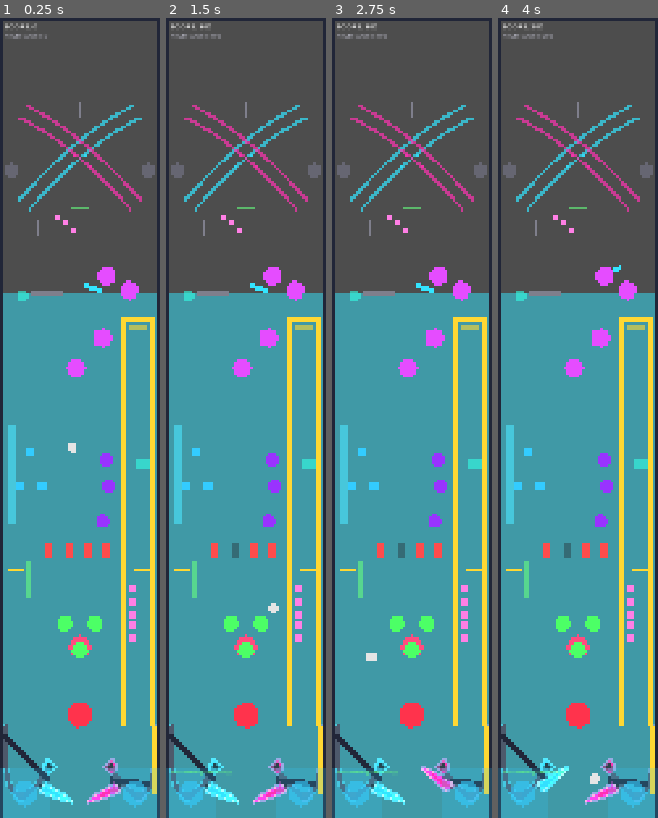
Above: before the commit, frames 1-4 (left to right).
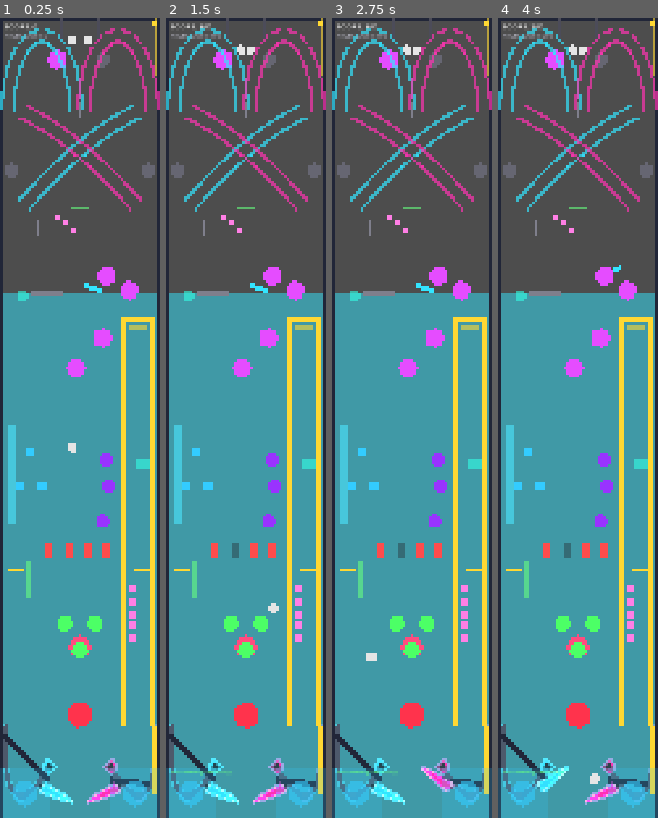
Above: after the commit, the same moments.

Repository: nobody174/pinball-adventure
Game: Godot game, scene res://tables/the_glitch/the_glitch.tscn
The game is run twice, just before and just after one commit, with the same random seed, the same clock (stepped at 60 frames per second) and the same inputs. This scene is started directly instead of the project's main scene.
Inputs (mouse positions are in pixels of both pictures, inside the frame that each line leads up to):
- Up to frame 1 (0.25 s): no input
- Up to frame 2 (1.5 s): tap Enter at 0.5 s; move the mouse to (281, 378) at 0.52 s; hold Right (flip_right) 0.53-1.25 s; tap Up (launch_ball) at 0.6 s; click (281, 378) at 0.67 s; drag from (214, 458) to (246, 650) at 1.27 s
- Up to frame 3 (2.75 s): tap Space (nudge) at 2 s; move the mouse to (428, 242) at 2.02 s; hold Right (flip_right) from 2.03 s (still down); hold Shift from 2.03 s (still down)
- Up to frame 4 (4 s): release Right (flip_right) at 2.75 s; release Shift at 2.75 s; drag from (570, 578) to (517, 490) at 2.77 s; move the mouse to (626, 538) at 3.52 s; hold Left (flip_left) from 3.53 s (still down); tap Ctrl at 3.6 s

The runs differ from the first frame. In frame 1, 2.1% of the frame differs, in the area x 0-100%, y 0-12%; in frame 2, 2.1%; in frame 3, 2.1%; in frame 4, 2.1%.

Commit message:
feat(the_glitch): TopZone -- dual orbit loops, capsule lock, magnetic trap, captive balls, skill shot
Completes the full-layout rebuild's structural content per
docs/design/the_glitch_full_layout_plan.md.

Dual orbit loops: each a smooth arch (10-segment channel, inner+outer
walls, computed from an ellipse parametrization rather than hand-
placed points) spanning half the table width. Deliberate simplification
flagged honestly: the blueprint shows the two orbits crossing near the
top center; these sit side by side instead (left spans x=20-200, right
x=220-400, zero overlap) rather than stacking a second physics-layer
crossing system on top of the one already built for the cyber-ramps
this same session. Worth revisiting in the end-of-build cleanup pass,
not a silent shortfall.

Capsule Lock (saucer.gd) and Magnetic Accelerator Trap (magnet.gd)
sit at the top of their respective orbits. Two captive balls
(captive_ball.gd) confined in a short walled lane between the two
orbit crests, positioned with a wide margin from both arches to avoid
the geometry-overlap risk of guessing too close to a curved wall.
Skill Shot lane + target added along the right wall, deliberately
built as its own separate channel rather than extending/modifying the
existing (already tested) lower ramp system.

Verified empirically via a headless probe before committing -- exact
expected child counts on every new StaticBody2D/zone (CyberRampA/B:
32 each, LeftOrbit/RightOrbit: 40 each, correct collision_layer
values), not just "it parsed without error."

87/87 tests passing. This is the last of the new structural geometry
from the plan -- next is wiring scoring/objectives into the_glitch.gd,
then the full debugging/testing/cleanup pass already agreed on.

Diff:
--- a/tables/the_glitch/the_glitch.tscn
+++ b/tables/the_glitch/the_glitch.tscn
@@ -103,7 +103,37 @@
 size = Vector2(8, 70)
 
 [sub_resource type="RectangleShape2D" id="RectangleShape2D_skill_shot_lane"]
-size = Vector2(8, 220)
+size = Vector2(8, 150)
+
+[sub_resource type="RectangleShape2D" id="RectangleShape2D_orbit_seg_0"]
+size = Vector2(61.96, 8)
+
+[sub_resource type="RectangleShape2D" id="RectangleShape2D_orbit_seg_1"]
+size = Vector2(57.2, 8)
+
+[sub_resource type="RectangleShape2D" id="RectangleShape2D_orbit_seg_2"]
+size = Vector2(48.52, 8)
+
+[sub_resource type="RectangleShape2D" id="RectangleShape2D_orbit_seg_3"]
+size = Vector2(37.9, 8)
+
+[sub_resource type="RectangleShape2D" id="RectangleShape2D_orbit_seg_4"]
+size = Vector2(29.48, 8)
+
+[sub_resource type="RectangleShape2D" id="RectangleShape2D_orbit_seg_5"]
+size = Vector2(29.48, 8)
+
+[sub_resource type="RectangleShape2D" id="RectangleShape2D_orbit_seg_6"]
+size = Vector2(37.9, 8)
+
+[sub_resource type="RectangleShape2D" id="RectangleShape2D_orbit_seg_7"]
+size = Vector2(48.52, 8)
+
+[sub_resource type="RectangleShape2D" id="RectangleShape2D_orbit_seg_8"]
+size = Vector2(57.2, 8)
+
+[sub_resource type="RectangleShape2D" id="RectangleShape2D_orbit_seg_9"]
+size = Vector2(61.96, 8)
 
 [sub_resource type="RectangleShape2D" id="RectangleShape2D_xramp_seg_0"]
 size = Vector2(56.44, 8)
@@ -1262,6 +1292,546 @@
 
 [node name="CollisionShape2D" type="CollisionShape2D" parent="UpperZone/CrossoverZone/RampBExit" index="0"]
 shape = SubResource("CircleShape2D_subway")
+
+[node name="TopZone" type="Node2D" parent="UpperZone" index="2"]
+
+[node name="CapsuleLock" type="Area2D" parent="UpperZone/TopZone" index="0"]
+position = Vector2(150, -1290)
+script = ExtResource("11_saucer")
+target_id = "capsule_lock"
+hold_duration_seconds = 0.5
+eject_direction = Vector2(0, 1)
+eject_strength = 350.0
+
+[node name="CollisionShape2D" type="CollisionShape2D" parent="UpperZone/TopZone/CapsuleLock" index="0"]
+shape = SubResource("CircleShape2D_saucer")
+
+[node name="Sprite" type="Polygon2D" parent="UpperZone/TopZone/CapsuleLock" index="1"]
+color = Color(0.9, 0.3, 1, 1)
+polygon = PackedVector2Array(26, 0, 18.385, 18.385, 0, 26, -18.385, 18.385, -26, 0, -18.385, -18.385, 0, -26, 18.385, -18.385)
+
+[node name="MagneticAcceleratorTrap" type="Area2D" parent="UpperZone/TopZone" index="1"]
+position = Vector2(270, -1290)
+script = ExtResource("13_magnet")
+pull_strength = 400.0
+active_duration_seconds = 0.5
+
+[node name="CollisionShape2D" type="CollisionShape2D" parent="UpperZone/TopZone/MagneticAcceleratorTrap" index="0"]
+shape = SubResource("CircleShape2D_magnet")
+
+[node name="Sprite" type="Polygon2D" parent="UpperZone/TopZone/MagneticAcceleratorTrap" index="1"]
+color = Color(1, 0.85, 0.2, 1)
+polygon = PackedVector2Array(20, 0, 14.14, 14.14, 0, 20, -14.14, 14.14, -20, 0, -14.14, -14.14, 0, -20, 14.14, -14.14)
+
+[node name="CaptiveBallLane" type="StaticBody2D" parent="UpperZone/TopZone" index="2"]
+
+[node name="LeftWallCollision" type="CollisionShape2D" parent="UpperZone/TopZone/CaptiveBallLane" index="0"]
+position = Vector2(160, -1370)
+shape = SubResource("RectangleShape2D_captive_wall")
+
+[node name="LeftWallSprite" type="Polygon2D" parent="UpperZone/TopZone/CaptiveBallLane" index="1"]
+position = Vector2(160, -1370)
+color = Color(0.3, 0.3, 0.35, 1)
+polygon = PackedVector2Array(-4, -35, 4, -35, 4, 35, -4, 35)
+
+[node name="RightWallCollision" type="CollisionShape2D" parent="UpperZone/TopZone/CaptiveBallLane" index="2"]
+position = Vector2(260, -1370)
+shape = SubResource("RectangleShape2D_captive_wall")
+
+[node name="RightWallSprite" type="Polygon2D" parent="UpperZone/TopZone/CaptiveBallLane" index="3"]
+position = Vector2(260, -1370)
+color = Color(0.3, 0.3, 0.35, 1)
+polygon = PackedVector2Array(-4, -35, 4, -35, 4, 35, -4, 35)
+
+[node name="CaptiveBall1" type="RigidBody2D" parent="UpperZone/TopZone" index="3"]
+position = Vector2(190, -1370)
+script = ExtResource("17_captive")
+target_id = "captive_1"
+
+[node name="CollisionShape2D" type="CollisionShape2D" parent="UpperZone/TopZone/CaptiveBall1" index="0"]
+shape = SubResource("CircleShape2D_captive")
+
+[node name="Sprite" type="Polygon2D" parent="UpperZone/TopZone/CaptiveBall1" index="1"]
+color = Color(0.9, 0.9, 0.9, 1)
+polygon = PackedVector2Array(12, 0, 8.485, 8.485, 0, 12, -8.485, 8.485, -12, 0, -8.485, -8.485, 0, -12, 8.485, -8.485)
+
+[node name="CaptiveBall2" type="RigidBody2D" parent="UpperZone/TopZone" index="4"]
+position = Vector2(230, -1370)
+script = ExtResource("17_captive")
+target_id = "captive_2"
+
+[node name="CollisionShape2D" type="CollisionShape2D" parent="UpperZone/TopZone/CaptiveBall2" index="0"]
+shape = SubResource("CircleShape2D_captive")
+
+[node name="Sprite" type="Polygon2D" parent="UpperZone/TopZone/CaptiveBall2" index="1"]
+color = Color(0.9, 0.9, 0.9, 1)
+polygon = PackedVector2Array(12, 0, 8.485, 8.485, 0, 12, -8.485, 8.485, -12, 0, -8.485, -8.485, 0, -12, 8.485, -8.485)
+
+[node name="SkillShotLane" type="StaticBody2D" parent="UpperZone/TopZone" index="5"]
+
+[node name="CollisionShape2D" type="CollisionShape2D" parent="UpperZone/TopZone/SkillShotLane" index="0"]
+position = Vector2(408, -1325)
+shape = SubResource("RectangleShape2D_skill_shot_lane")
+
+[node name="Sprite" type="Polygon2D" parent="UpperZone/TopZone/SkillShotLane" index="1"]
+position = Vector2(408, -1325)
+color = Color(1, 0.85, 0.2, 0.6)
+polygon = PackedVector2Array(-4, -75, 4, -75, 4, 75, -4, 75)
+
+[node name="SkillShotTarget" type="Area2D" parent="UpperZone/TopZone" index="6"]
+position = Vector2(408, -1385)
+script = ExtResource("3_target")
+target_id = "skill_shot"
+flash_color = Color(1, 0.85, 0.2, 1)
+
+[node name="CollisionShape2D" type="CollisionShape2D" parent="UpperZone/TopZone/SkillShotTarget" index="0"]
+shape = SubResource("RectangleShape2D_mini_target")
+
+[node name="Sprite" type="Polygon2D" parent="UpperZone/TopZone/SkillShotTarget" index="1"]
+color = Color(1, 0.85, 0.2, 1)
+polygon = PackedVector2Array(-7, -7, 7, -7, 7, 7, -7, 7)
+
+[node name="LeftOrbit" type="StaticBody2D" parent="UpperZone/TopZone" index="7"]
+[node name="Inner_0" type="CollisionShape2D" parent="UpperZone/TopZone/LeftOrbit" index="0"]
+position = Vector2(38.16, -1184.76)
+rotation = -1.4996
+shape = SubResource("RectangleShape2D_orbit_seg_0")
+
+[node name="InnerSprite_0" type="Polygon2D" parent="UpperZone/TopZone/LeftOrbit" index="1"]
+position = Vector2(38.16, -1184.76)
+rotation = -1.4996
+color = Color(0.2, 0.9, 1, 0.7)
+polygon = PackedVector2Array(-30.98, -4, 30.98, -4, 30.98, 4, -30.98, 4)
+
+[node name="Inner_1" type="CollisionShape2D" parent="UpperZone/TopZone/LeftOrbit" index="2"]
+position = Vector2(46.39, -1241.10)
+rotation = -1.3454
+shape = SubResource("RectangleShape2D_orbit_seg_1")
+
+[node name="InnerSprite_1" type="Polygon2D" parent="UpperZone/TopZone/LeftOrbit" index="3"]
+position = Vector2(46.39, -1241.10)
+rotation = -1.3454
+color = Color(0.2, 0.9, 1, 0.7)
+polygon = PackedVector2Array(-28.60, -4, 28.60, -4, 28.60, 4, -28.60, 4)
+
+[node name="Inner_2" type="CollisionShape2D" parent="UpperZone/TopZone/LeftOrbit" index="4"]
+position = Vector2(61.73, -1288.11)
+rotation = -1.1479
+shape = SubResource("RectangleShape2D_orbit_seg_2")
+
+[node name="InnerSprite_2" type="Polygon2D" parent="UpperZone/TopZone/LeftOrbit" index="5"]
+position = Vector2(61.73, -1288.11)
+rotation = -1.1479
+color = Color(0.2, 0.9, 1, 0.7)
+polygon = PackedVector2Array(-24.26, -4, 24.26, -4, 24.26, 4, -24.26, 4)
+
+[node name="Inner_3" type="CollisionShape2D" parent="UpperZone/TopZone/LeftOrbit" index="6"]
+position = Vector2(81.64, -1320.42)
+rotation = -0.8474
+shape = SubResource("RectangleShape2D_orbit_seg_3")
+
+[node name="InnerSprite_3" type="Polygon2D" parent="UpperZone/TopZone/LeftOrbit" index="7"]
+position = Vector2(81.64, -1320.42)
+rotation = -0.8474
+color = Color(0.2, 0.9, 1, 0.7)
+polygon = PackedVector2Array(-18.95, -4, 18.95, -4, 18.95, 4, -18.95, 4)
+
+[node name="Inner_4" type="CollisionShape2D" parent="UpperZone/TopZone/LeftOrbit" index="8"]
+position = Vector2(101.41, -1335.01)
+rotation = -0.3384
+shape = SubResource("RectangleShape2D_orbit_seg_4")
+
+[node name="InnerSprite_4" type="Polygon2D" parent="UpperZone/TopZone/LeftOrbit" index="9"]
+position = Vector2(101.41, -1335.01)
+rotation = -0.3384
+color = Color(0.2, 0.9, 1, 0.7)
+polygon = PackedVector2Array(-14.74, -4, 14.74, -4, 14.74, 4, -14.74, 4)
+
+[node name="Inner_5" type="CollisionShape2D" parent="UpperZone/TopZone/LeftOrbit" index="10"]
+position = Vector2(118.59, -1335.01)
+rotation = 0.3384
+shape = SubResource("RectangleShape2D_orbit_seg_5")
+
+[node name="InnerSprite_5" type="Polygon2D" parent="UpperZone/TopZone/LeftOrbit" index="11"]
+position = Vector2(118.59, -1335.01)
+rotation = 0.3384
+color = Color(0.2, 0.9, 1, 0.7)
+polygon = PackedVector2Array(-14.74, -4, 14.74, -4, 14.74, 4, -14.74, 4)
+
+[node name="Inner_6" type="CollisionShape2D" parent="UpperZone/TopZone/LeftOrbit" index="12"]
+position = Vector2(138.36, -1320.42)
+rotation = 0.8474
+shape = SubResource("RectangleShape2D_orbit_seg_6")
+
+[node name="InnerSprite_6" type="Polygon2D" parent="UpperZone/TopZone/LeftOrbit" index="13"]
+position = Vector2(138.36, -1320.42)
+rotation = 0.8474
+color = Color(0.2, 0.9, 1, 0.7)
+polygon = PackedVector2Array(-18.95, -4, 18.95, -4, 18.95, 4, -18.95, 4)
+
+[node name="Inner_7" type="CollisionShape2D" parent="UpperZone/TopZone/LeftOrbit" index="14"]
+position = Vector2(158.27, -1288.11)
+rotation = 1.1479
+shape = SubResource("RectangleShape2D_orbit_seg_7")
+
+[node name="InnerSprite_7" type="Polygon2D" parent="UpperZone/TopZone/LeftOrbit" index="15"]
+position = Vector2(158.27, -1288.11)
+rotation = 1.1479
+color = Color(0.2, 0.9, 1, 0.7)
+polygon = PackedVector2Array(-24.26, -4, 24.26, -4, 24.26, 4, -24.26, 4)
+
+[node name="Inner_8" type="CollisionShape2D" parent="UpperZone/TopZone/LeftOrbit" index="16"]
+position = Vector2(173.61, -1241.10)
+rotation = 1.3454
+shape = SubResource("RectangleShape2D_orbit_seg_8")
+
+[node name="InnerSprite_8" type="Polygon2D" parent="UpperZone/TopZone/LeftOrbit" index="17"]
+position = Vector2(173.61, -1241.10)
+rotation = 1.3454
+color = Color(0.2, 0.9, 1, 0.7)
+polygon = PackedVector2Array(-28.60, -4, 28.60, -4, 28.60, 4, -28.60, 4)
+
+[node name="Inner_9" type="CollisionShape2D" parent="UpperZone/TopZone/LeftOrbit" index="18"]
+position = Vector2(181.84, -1184.76)
+rotation = 1.4996
+shape = SubResource("RectangleShape2D_orbit_seg_9")
+
+[node name="InnerSprite_9" type="Polygon2D" parent="UpperZone/TopZone/LeftOrbit" index="19"]
+position = Vector2(181.84, -1184.76)
+rotation = 1.4996
+color = Color(0.2, 0.9, 1, 0.7)
+polygon = PackedVector2Array(-30.98, -4, 30.98, -4, 30.98, 4, -30.98, 4)
+
+[node name="Outer_0" type="CollisionShape2D" parent="UpperZone/TopZone/LeftOrbit" index="20"]
+position = Vector2(6.24, -1187.04)
+rotation = -1.4996
+shape = SubResource("RectangleShape2D_orbit_seg_0")
+
+[node name="OuterSprite_0" type="Polygon2D" parent="UpperZone/TopZone/LeftOrbit" index="21"]
+position = Vector2(6.24, -1187.04)
+rotation = -1.4996
+color = Color(0.2, 0.9, 1, 0.7)
+polygon = PackedVector2Array(-30.98, -4, 30.98, -4, 30.98, 4, -30.98, 4)
+
+[node name="Outer_1" type="CollisionShape2D" parent="UpperZone/TopZone/LeftOrbit" index="22"]
+position = Vector2(15.20, -1248.26)
+rotation = -1.3454
+shape = SubResource("RectangleShape2D_orbit_seg_1")
+
+[node name="OuterSprite_1" type="Polygon2D" parent="UpperZone/TopZone/LeftOrbit" index="23"]
+position = Vector2(15.20, -1248.26)
+rotation = -1.3454
+color = Color(0.2, 0.9, 1, 0.7)
+polygon = PackedVector2Array(-28.60, -4, 28.60, -4, 28.60, 4, -28.60, 4)
+
+[node name="Outer_2" type="CollisionShape2D" parent="UpperZone/TopZone/LeftOrbit" index="24"]
+position = Vector2(32.55, -1301.25)
+rotation = -1.1479
+shape = SubResource("RectangleShape2D_orbit_seg_2")
+
+[node name="OuterSprite_2" type="Polygon2D" parent="UpperZone/TopZone/LeftOrbit" index="25"]
+position = Vector2(32.55, -1301.25)
+rotation = -1.1479
+color = Color(0.2, 0.9, 1, 0.7)
+polygon = PackedVector2Array(-24.26, -4, 24.26, -4, 24.26, 4, -24.26, 4)
+
+[node name="Outer_3" type="CollisionShape2D" parent="UpperZone/TopZone/LeftOrbit" index="26"]
+position = Vector2(57.65, -1341.60)
+rotation = -0.8474
+shape = SubResource("RectangleShape2D_orbit_seg_3")
+
+[node name="OuterSprite_3" type="Polygon2D" parent="UpperZone/TopZone/LeftOrbit" index="27"]
+position = Vector2(57.65, -1341.60)
+rotation = -0.8474
+color = Color(0.2, 0.9, 1, 0.7)
+polygon = PackedVector2Array(-18.95, -4, 18.95, -4, 18.95, 4, -18.95, 4)
+
+[node name="Outer_4" type="CollisionShape2D" parent="UpperZone/TopZone/LeftOrbit" index="28"]
+position = Vector2(90.78, -1365.20)
+rotation = -0.3384
+shape = SubResource("RectangleShape2D_orbit_seg_4")
+
+[node name="OuterSprite_4" type="Polygon2D" parent="UpperZone/TopZone/LeftOrbit" index="29"]
+position = Vector2(90.78, -1365.20)
+rotation = -0.3384
+color = Color(0.2, 0.9, 1, 0.7)
+polygon = PackedVector2Array(-14.74, -4, 14.74, -4, 14.74, 4, -14.74, 4)
+
+[node name="Outer_5" type="CollisionShape2D" parent="UpperZone/TopZone/LeftOrbit" index="30"]
+position = Vector2(129.22, -1365.20)
+rotation = 0.3384
+shape = SubResource("RectangleShape2D_orbit_seg_5")
+
+[node name="OuterSprite_5" type="Polygon2D" parent="UpperZone/TopZone/LeftOrbit" index="31"]
+position = Vector2(129.22, -1365.20)
+rotation = 0.3384
+color = Color(0.2, 0.9, 1, 0.7)
+polygon = PackedVector2Array(-14.74, -4, 14.74, -4, 14.74, 4, -14.74, 4)
+
+[node name="Outer_6" type="CollisionShape2D" parent="UpperZone/TopZone/LeftOrbit" index="32"]
+position = Vector2(162.35, -1341.60)
+rotation = 0.8474
+shape = SubResource("RectangleShape2D_orbit_seg_6")
+
+[node name="OuterSprite_6" type="Polygon2D" parent="UpperZone/TopZone/LeftOrbit" index="33"]
+position = Vector2(162.35, -1341.60)
+rotation = 0.8474
+color = Color(0.2, 0.9, 1, 0.7)
+polygon = PackedVector2Array(-18.95, -4, 18.95, -4, 18.95, 4, -18.95, 4)
+
+[node name="Outer_7" type="CollisionShape2D" parent="UpperZone/TopZone/LeftOrbit" index="34"]
+position = Vector2(187.45, -1301.25)
+rotation = 1.1479
+shape = SubResource("RectangleShape2D_orbit_seg_7")
+
+[node name="OuterSprite_7" type="Polygon2D" parent="UpperZone/TopZone/LeftOrbit" index="35"]
+position = Vector2(187.45, -1301.25)
+rotation = 1.1479
+color = Color(0.2, 0.9, 1, 0.7)
+polygon = PackedVector2Array(-24.26, -4, 24.26, -4, 24.26, 4, -24.26, 4)
+
+[node name="Outer_8" type="CollisionShape2D" parent="UpperZone/TopZone/LeftOrbit" index="36"]
+position = Vector2(204.80, -1248.26)
+rotation = 1.3454
+shape = SubResource("RectangleShape2D_orbit_seg_8")
+
+[node name="OuterSprite_8" type="Polygon2D" parent="UpperZone/TopZone/LeftOrbit" index="37"]
+position = Vector2(204.80, -1248.26)
+rotation = 1.3454
+color = Color(0.2, 0.9, 1, 0.7)
+polygon = PackedVector2Array(-28.60, -4, 28.60, -4, 28.60, 4, -28.60, 4)
+
+[node name="Outer_9" type="CollisionShape2D" parent="UpperZone/TopZone/LeftOrbit" index="38"]
+position = Vector2(213.76, -1187.04)
+rotation = 1.4996
+shape = SubResource("RectangleShape2D_orbit_seg_9")
+
+[node name="OuterSprite_9" type="Polygon2D" parent="UpperZone/TopZone/LeftOrbit" index="39"]
+position = Vector2(213.76, -1187.04)
+rotation = 1.4996
+color = Color(0.2, 0.9, 1, 0.7)
+polygon = PackedVector2Array(-30.98, -4, 30.98, -4, 30.98, 4, -30.98, 4)
+
+[node name="RightOrbit" type="StaticBody2D" parent="UpperZone/TopZone" index="8"]
+[node name="Inner_0" type="CollisionShape2D" parent="UpperZone/TopZone/RightOrbit" index="0"]
+position = Vector2(413.76, -1187.04)
+rotation = -1.6419
+shape = SubResource("RectangleShape2D_orbit_seg_0")
+
+[node name="InnerSprite_0" type="Polygon2D" parent="UpperZone/TopZone/RightOrbit" index="1"]
+position = Vector2(413.76, -1187.04)
+rotation = -1.6419
+color = Color(1, 0.2, 0.7, 0.7)
+polygon = PackedVector2Array(-30.98, -4, 30.98, -4, 30.98, 4, -30.98, 4)
+
+[node name="Inner_1" type="CollisionShape2D" parent="UpperZone/TopZone/RightOrbit" index="2"]
+position = Vector2(404.80, -1248.26)
+rotation = -1.7962
+shape = SubResource("RectangleShape2D_orbit_seg_1")
+
+[node name="InnerSprite_1" type="Polygon2D" parent="UpperZone/TopZone/RightOrbit" index="3"]
+position = Vector2(404.80, -1248.26)
+rotation = -1.7962
+color = Color(1, 0.2, 0.7, 0.7)
+polygon = PackedVector2Array(-28.60, -4, 28.60, -4, 28.60, 4, -28.60, 4)
+
+[node name="Inner_2" type="CollisionShape2D" parent="UpperZone/TopZone/RightOrbit" index="4"]
+position = Vector2(387.45, -1301.25)
+rotation = -1.9937
+shape = SubResource("RectangleShape2D_orbit_seg_2")
+
+[node name="InnerSprite_2" type="Polygon2D" parent="UpperZone/TopZone/RightOrbit" index="5"]
+position = Vector2(387.45, -1301.25)
+rotation = -1.9937
+color = Color(1, 0.2, 0.7, 0.7)
+polygon = PackedVector2Array(-24.26, -4, 24.26, -4, 24.26, 4, -24.26, 4)
+
+[node name="Inner_3" type="CollisionShape2D" parent="UpperZone/TopZone/RightOrbit" index="6"]
+position = Vector2(362.35, -1341.60)
+rotation = -2.2942
+shape = SubResource("RectangleShape2D_orbit_seg_3")
+
+[node name="InnerSprite_3" type="Polygon2D" parent="UpperZone/TopZone/RightOrbit" index="7"]
+position = Vector2(362.35, -1341.60)
+rotation = -2.2942
+color = Color(1, 0.2, 0.7, 0.7)
+polygon = PackedVector2Array(-18.95, -4, 18.95, -4, 18.95, 4, -18.95, 4)
+
+[node name="Inner_4" type="CollisionShape2D" parent="UpperZone/TopZone/RightOrbit" index="8"]
+position = Vector2(329.22, -1365.20)
+rotation = -2.8032
+shape = SubResource("RectangleShape2D_orbit_seg_4")
+
+[node name="InnerSprite_4" type="Polygon2D" parent="UpperZone/TopZone/RightOrbit" index="9"]
+position = Vector2(329.22, -1365.20)
+rotation = -2.8032
+color = Color(1, 0.2, 0.7, 0.7)
+polygon = PackedVector2Array(-14.74, -4, 14.74, -4, 14.74, 4, -14.74, 4)
+
+[node name="Inner_5" type="CollisionShape2D" parent="UpperZone/TopZone/RightOrbit" index="10"]
+position = Vector2(290.78, -1365.20)
+rotation = 2.8032
+shape = SubResource("RectangleShape2D_orbit_seg_5")
+
+[node name="InnerSprite_5" type="Polygon2D" parent="UpperZone/TopZone/RightOrbit" index="11"]
+position = Vector2(290.78, -1365.20)
+rotation = 2.8032
+color = Color(1, 0.2, 0.7, 0.7)
+polygon = PackedVector2Array(-14.74, -4, 14.74, -4, 14.74, 4, -14.74, 4)
+
+[node name="Inner_6" type="CollisionShape2D" parent="UpperZone/TopZone/RightOrbit" index="12"]
+position = Vector2(257.65, -1341.60)
+rotation = 2.2942
+shape = SubResource("RectangleShape2D_orbit_seg_6")
+
+[node name="InnerSprite_6" type="Polygon2D" parent="UpperZone/TopZone/RightOrbit" index="13"]
+position = Vector2(257.65, -1341.60)
+rotation = 2.2942
+color = Color(1, 0.2, 0.7, 0.7)
+polygon = PackedVector2Array(-18.95, -4, 18.95, -4, 18.95, 4, -18.95, 4)
+
+[node name="Inner_7" type="CollisionShape2D" parent="UpperZone/TopZone/RightOrbit" index="14"]
+position = Vector2(232.55, -1301.25)
+rotation = 1.9937
+shape = SubResource("RectangleShape2D_orbit_seg_7")
+
+[node name="InnerSprite_7" type="Polygon2D" parent="UpperZone/TopZone/RightOrbit" index="15"]
+position = Vector2(232.55, -1301.25)
+rotation = 1.9937
+color = Color(1, 0.2, 0.7, 0.7)
+polygon = PackedVector2Array(-24.26, -4, 24.26, -4, 24.26, 4, -24.26, 4)
+
+[node name="Inner_8" type="CollisionShape2D" parent="UpperZone/TopZone/RightOrbit" index="16"]
+position = Vector2(215.20, -1248.26)
+rotation = 1.7962
+shape = SubResource("RectangleShape2D_orbit_seg_8")
+
+[node name="InnerSprite_8" type="Polygon2D" parent="UpperZone/TopZone/RightOrbit" index="17"]
+position = Vector2(215.20, -1248.26)
+rotation = 1.7962
+color = Color(1, 0.2, 0.7, 0.7)
+polygon = PackedVector2Array(-28.60, -4, 28.60, -4, 28.60, 4, -28.60, 4)
+
+[node name="Inner_9" type="CollisionShape2D" parent="UpperZone/TopZone/RightOrbit" index="18"]
+position = Vector2(206.24, -1187.04)
+rotation = 1.6419
+shape = SubResource("RectangleShape2D_orbit_seg_9")
+
+[node name="InnerSprite_9" type="Polygon2D" parent="UpperZone/TopZone/RightOrbit" index="19"]
+position = Vector2(206.24, -1187.04)
+rotation = 1.6419
+color = Color(1, 0.2, 0.7, 0.7)
+polygon = PackedVector2Array(-30.98, -4, 30.98, -4, 30.98, 4, -30.98, 4)
+
+[node name="Outer_0" type="CollisionShape2D" parent="UpperZone/TopZone/RightOrbit" index="20"]
+position = Vector2(381.84, -1184.76)
+rotation = -1.6419
+shape = SubResource("RectangleShape2D_orbit_seg_0")
+
+[node name="OuterSprite_0" type="Polygon2D" parent="UpperZone/TopZone/RightOrbit" index="21"]
+position = Vector2(381.84, -1184.76)
+rotation = -1.6419
+color = Color(1, 0.2, 0.7, 0.7)
+polygon = PackedVector2Array(-30.98, -4, 30.98, -4, 30.98, 4, -30.98, 4)
+
+[node name="Outer_1" type="CollisionShape2D" parent="UpperZone/TopZone/RightOrbit" index="22"]
+position = Vector2(373.61, -1241.10)
+rotation = -1.7962
+shape = SubResource("RectangleShape2D_orbit_seg_1")
+
+[node name="OuterSprite_1" type="Polygon2D" parent="UpperZone/TopZone/RightOrbit" index="23"]
+position = Vector2(373.61, -1241.10)
+rotation = -1.7962
+color = Color(1, 0.2, 0.7, 0.7)
+polygon = PackedVector2Array(-28.60, -4, 28.60, -4, 28.60, 4, -28.60, 4)
+
+[node name="Outer_2" type="CollisionShape2D" parent="UpperZone/TopZone/RightOrbit" index="24"]
+position = Vector2(358.27, -1288.11)
+rotation = -1.9937
+shape = SubResource("RectangleShape2D_orbit_seg_2")
+
+[node name="OuterSprite_2" type="Polygon2D" parent="UpperZone/TopZone/RightOrbit" index="25"]
+position = Vector2(358.27, -1288.11)
+rotation = -1.9937
+color = Color(1, 0.2, 0.7, 0.7)
+polygon = PackedVector2Array(-24.26, -4, 24.26, -4, 24.26, 4, -24.26, 4)
+
+[node name="Outer_3" type="CollisionShape2D" parent="UpperZone/TopZone/RightOrbit" index="26"]
+position = Vector2(338.36, -1320.42)
+rotation = -2.2942
+shape = SubResource("RectangleShape2D_orbit_seg_3")
+
+[node name="OuterSprite_3" type="Polygon2D" parent="UpperZone/TopZone/RightOrbit" index="27"]
+position = Vector2(338.36, -1320.42)
+rotation = -2.2942
+color = Color(1, 0.2, 0.7, 0.7)
+polygon = PackedVector2Array(-18.95, -4, 18.95, -4, 18.95, 4, -18.95, 4)
+
+[node name="Outer_4" type="CollisionShape2D" parent="UpperZone/TopZone/RightOrbit" index="28"]
+position = Vector2(318.59, -1335.01)
+rotation = -2.8032
+shape = SubResource("RectangleShape2D_orbit_seg_4")
+
+[node name="OuterSprite_4" type="Polygon2D" parent="UpperZone/TopZone/RightOrbit" index="29"]
+position = Vector2(318.59, -1335.01)
+rotation = -2.8032
+color = Color(1, 0.2, 0.7, 0.7)
+polygon = PackedVector2Array(-14.74, -4, 14.74, -4, 14.74, 4, -14.74, 4)
+
+[node name="Outer_5" type="CollisionShape2D" parent="UpperZone/TopZone/RightOrbit" index="30"]
+position = Vector2(301.41, -1335.01)
+rotation = 2.8032
+shape = SubResource("RectangleShape2D_orbit_seg_5")
+
+[node name="OuterSprite_5" type="Polygon2D" parent="UpperZone/TopZone/RightOrbit" index="31"]
+position = Vector2(301.41, -1335.01)
+rotation = 2.8032
+color = Color(1, 0.2, 0.7, 0.7)
+polygon = PackedVector2Array(-14.74, -4, 14.74, -4, 14.74, 4, -14.74, 4)
+
+[node name="Outer_6" type="CollisionShape2D" parent="UpperZone/TopZone/RightOrbit" index="32"]
+position = Vector2(281.64, -1320.42)
+rotation = 2.2942
+shape = SubResource("RectangleShape2D_orbit_seg_6")
+
+[node name="OuterSprite_6" type="Polygon2D" parent="UpperZone/TopZone/RightOrbit" index="33"]
+position = Vector2(281.64, -1320.42)
+rotation = 2.2942
+color = Color(1, 0.2, 0.7, 0.7)
+polygon = PackedVector2Array(-18.95, -4, 18.95, -4, 18.95, 4, -18.95, 4)
+
+[node name="Outer_7" type="CollisionShape2D" parent="UpperZone/TopZone/RightOrbit" index="34"]
+position = Vector2(261.73, -1288.11)
+rotation = 1.9937
+shape = SubResource("RectangleShape2D_orbit_seg_7")
+
+[node name="OuterSprite_7" type="Polygon2D" parent="UpperZone/TopZone/RightOrbit" index="35"]
+position = Vector2(261.73, -1288.11)
+rotation = 1.9937
+color = Color(1, 0.2, 0.7, 0.7)
+polygon = PackedVector2Array(-24.26, -4, 24.26, -4, 24.26, 4, -24.26, 4)
+
+[node name="Outer_8" type="CollisionShape2D" parent="UpperZone/TopZone/RightOrbit" index="36"]
+position = Vector2(246.39, -1241.10)
+rotation = 1.7962
+shape = SubResource("RectangleShape2D_orbit_seg_8")
+
+[node name="OuterSprite_8" type="Polygon2D" parent="UpperZone/TopZone/RightOrbit" index="37"]
+position = Vector2(246.39, -1241.10)
+rotation = 1.7962
+color = Color(1, 0.2, 0.7, 0.7)
+polygon = PackedVector2Array(-28.60, -4, 28.60, -4, 28.60, 4, -28.60, 4)
+
+[node name="Outer_9" type="CollisionShape2D" parent="UpperZone/TopZone/RightOrbit" index="38"]
+position = Vector2(238.16, -1184.76)
+rotation = 1.6419
+shape = SubResource("RectangleShape2D_orbit_seg_9")
+
+[node name="OuterSprite_9" type="Polygon2D" parent="UpperZone/TopZone/RightOrbit" index="39"]
+position = Vector2(238.16, -1184.76)
+rotation = 1.6419
+color = Color(1, 0.2, 0.7, 0.7)
+polygon = PackedVector2Array(-30.98, -4, 30.98, -4, 30.98, 4, -30.98, 4)
 
 [node name="Feedback" type="CanvasLayer" parent="." index="28" unique_id=1738526509]
 layer = 10
